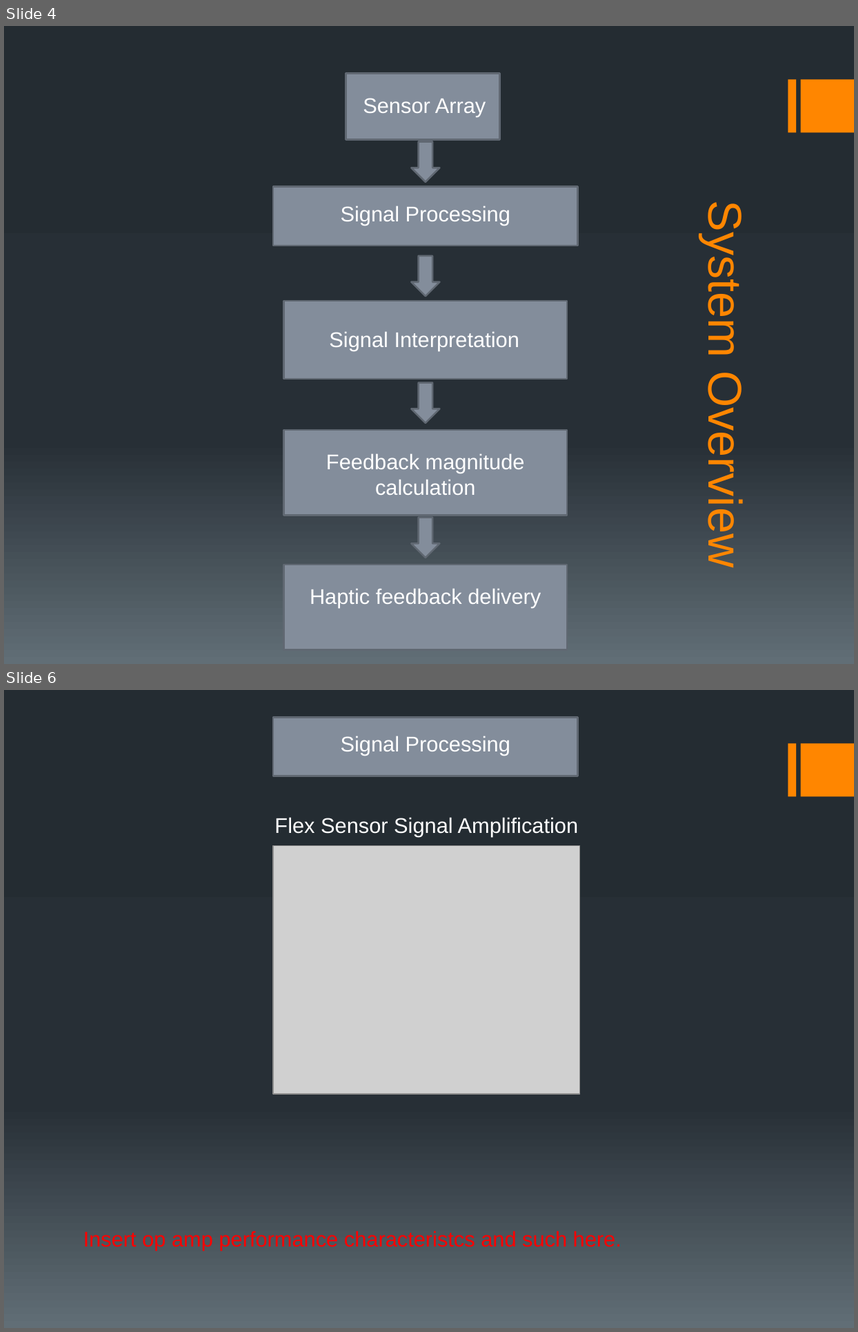
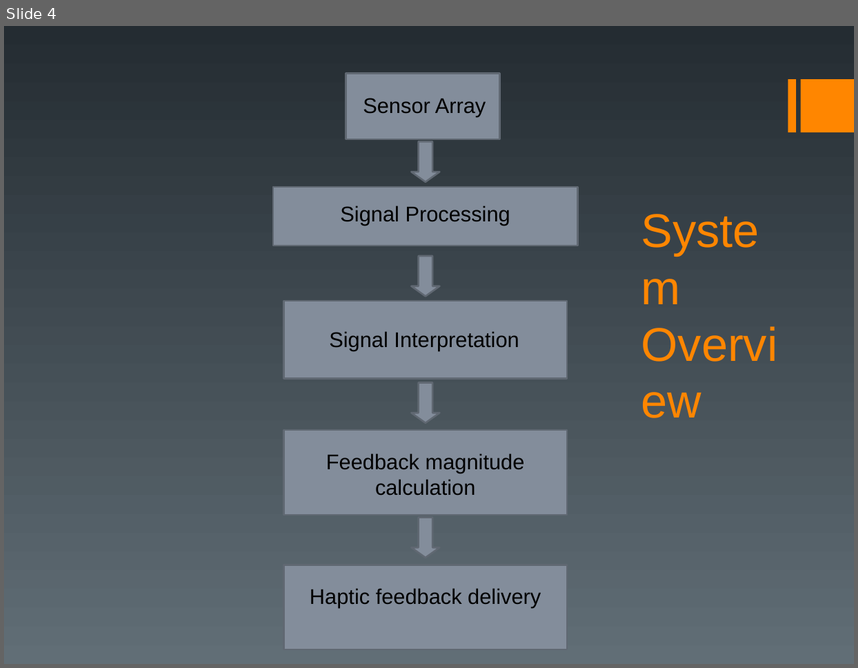
Before and after one commit to czod/HapticGlove, a slide deck: Docs/Final Project.pptx. Shown one above the other, each under a label of ours: slides 4 and 6 before the commit, slide 4 after it; the slides between them are not shown. The pictures are 858x1332 and 858x668 pixels, drawn with LibreOffice and Linux fonts; fonts in the diff are those of the drawing; grey boxes stand for pictures. Boxes give left, top, right and bottom in pixels: in the first picture for what was removed or moved away, otherwise in the second. Text is boxed around its words. In the diff, an @@ line names an element or a change of style, - is before the commit and + after.

```diff
--- a/Docs/Final Project.pptx
+++ b/Docs/Final Project.pptx
@@ slide 6 removed at (x1=4, y1=690, x2=854, y2=1328), background gradient #242C33 to #273037 to #636D76; not listed: 2 template elements that a slide beside it also shows @@
@@ rectangle removed at (x1=274, y1=717, x2=578, y2=776) @@
@@ text removed at (x1=341, y1=736, x2=510, y2=756) @@
-Signal Processing
@@ text removed at (x1=274, y1=817, x2=579, y2=836) @@
-Flex Sensor Signal Amplification
@@ picture removed at (x1=274, y1=845, x2=580, y2=1094) @@
@@ text removed at (x1=83, y1=1230, x2=622, y2=1250) @@
-Insert op amp performance characteristcs and such here.
@@ slide 4 changed as well @@
@@ background gradient #242C33 to #273037 to #636D76 to gradient #242C32 to #616E76 @@
@@ text colour #FFFFFF to #000000 in 5 elements at (x1=310, y1=588, x2=541, y2=608), (x1=340, y1=205, x2=510, y2=225), (x1=329, y1=331, x2=519, y2=351), (x1=326, y1=453, x2=525, y2=495), (x1=363, y1=98, x2=486, y2=117) @@
@@ text "System Overview" moved from (x1=699, y1=216, x2=751, y2=561) to (x1=633, y1=196, x2=803, y2=612) @@
@@ text "System Overview" at (x1=633, y1=196, x2=803, y2=612): vertical alignment bottom to top @@
@@ outline #616873 1.5 pt to #606872 1.5 pt in 5 elements at (x1=346, y1=74, x2=499, y2=140), (x1=274, y1=187, x2=578, y2=245), (x1=283, y1=430, x2=567, y2=515), (x1=283, y1=564, x2=567, y2=649), (x1=283, y1=301, x2=567, y2=378) @@
@@ outline #616873 1.5 pt to #606872 1.5 pt; proportions changed in 4 elements at (x1=411, y1=142, x2=439, y2=181), (x1=411, y1=256, x2=439, y2=296), (x1=411, y1=382, x2=439, y2=422), (x1=411, y1=517, x2=439, y2=557) @@
```
Also in this commit, not shown: 10 other slides changed, 2 slides added, 2 other slides removed, 1 other file.
